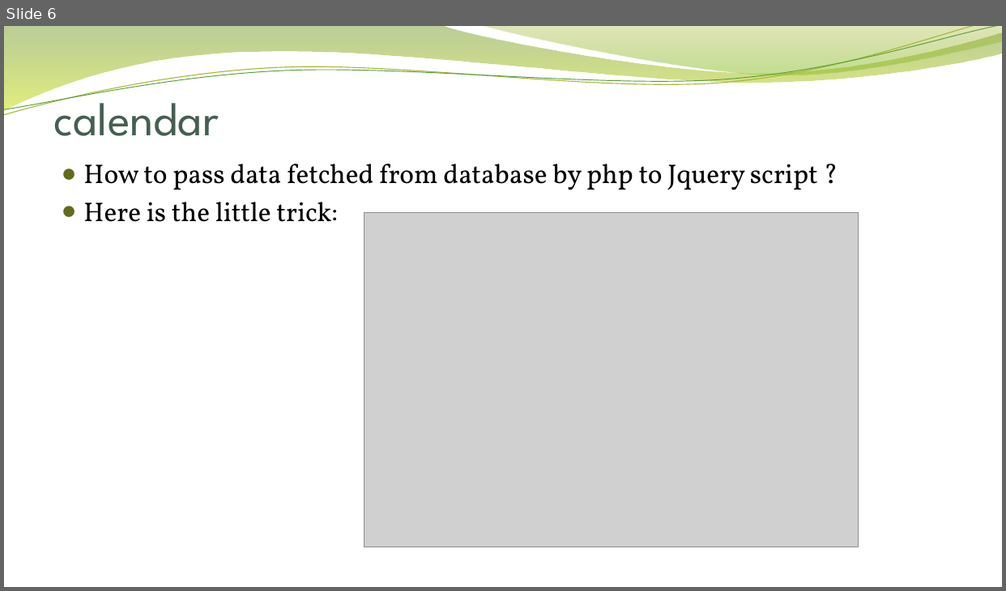
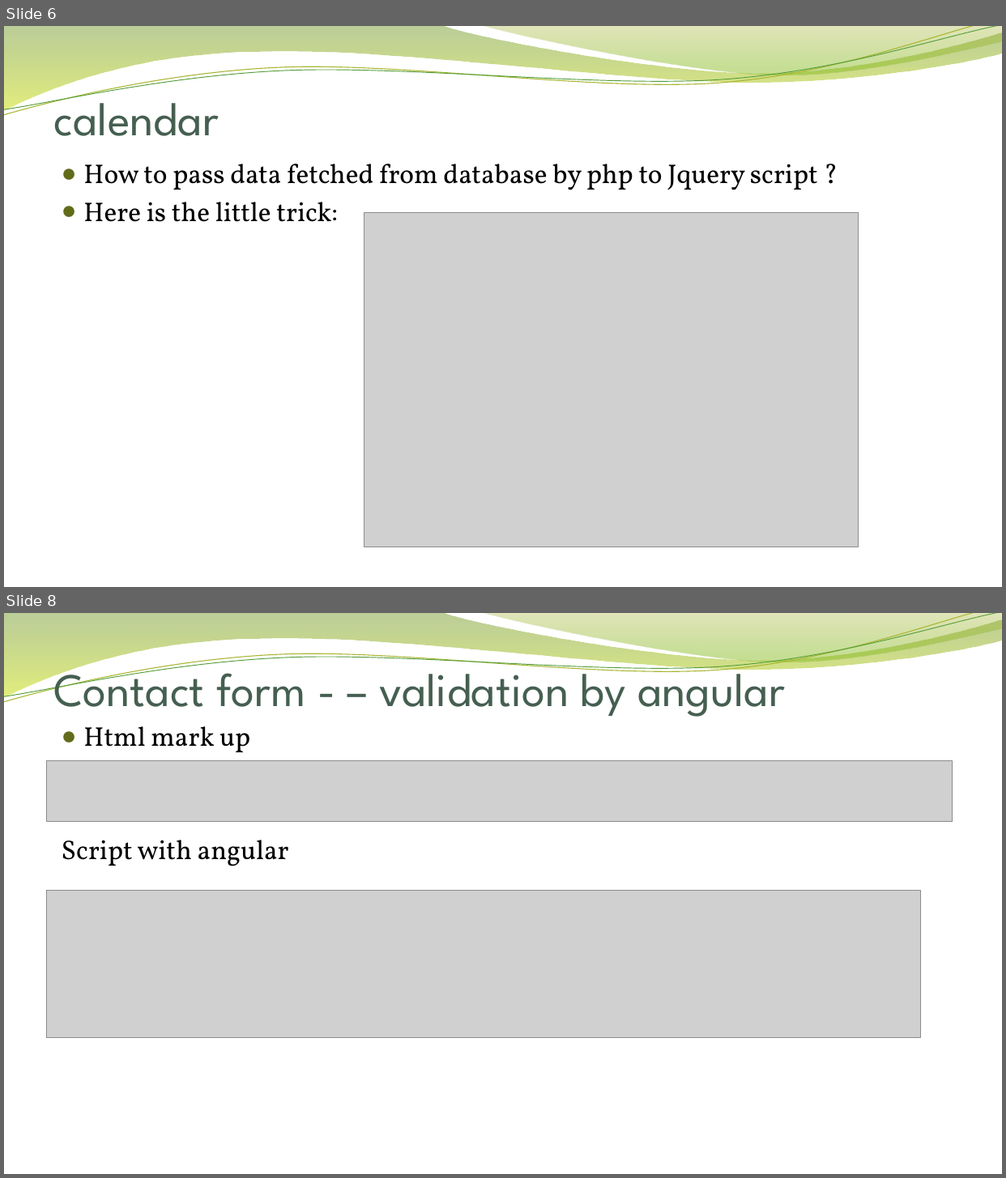
Before and after one commit to QianGaoProject/php, a slide deck: presentation/easy move_DF.pptx. Shown one above the other, each under a label of ours: slide 6 before the commit, slides 6 and 8 after it; the slides between them are not shown. The pictures are 1006x591 and 1006x1178 pixels, drawn with LibreOffice and Linux fonts; fonts in the diff are those of the drawing; grey boxes stand for pictures; background and template pictures are left out. Boxes give left, top, right and bottom in pixels: in the first picture for what was removed or moved away, otherwise in the second. Text is boxed around its words. In the diff, an @@ line names an element or a change of style, - is before the commit and + after.

```diff
--- a/presentation/easy move_DF.pptx
+++ b/presentation/easy move_DF.pptx
@@ slide 8 added at [4, 613, 1002, 1174], background picture (left out); not listed: 4 template elements that a slide beside it also shows @@
@@ title added at [54, 659, 785, 717], 45 pt, text #455F51 @@
+Contact form - – validation by angular
@@ text added at [62, 726, 289, 867], 26 pt, text #000000 @@
+● Html mark up
+Script with angular
@@ picture added at [47, 761, 953, 822] @@
@@ picture added at [47, 891, 920, 1038] @@
```
Also in this commit, not shown: 2 slides changed, 3 other slides added.
